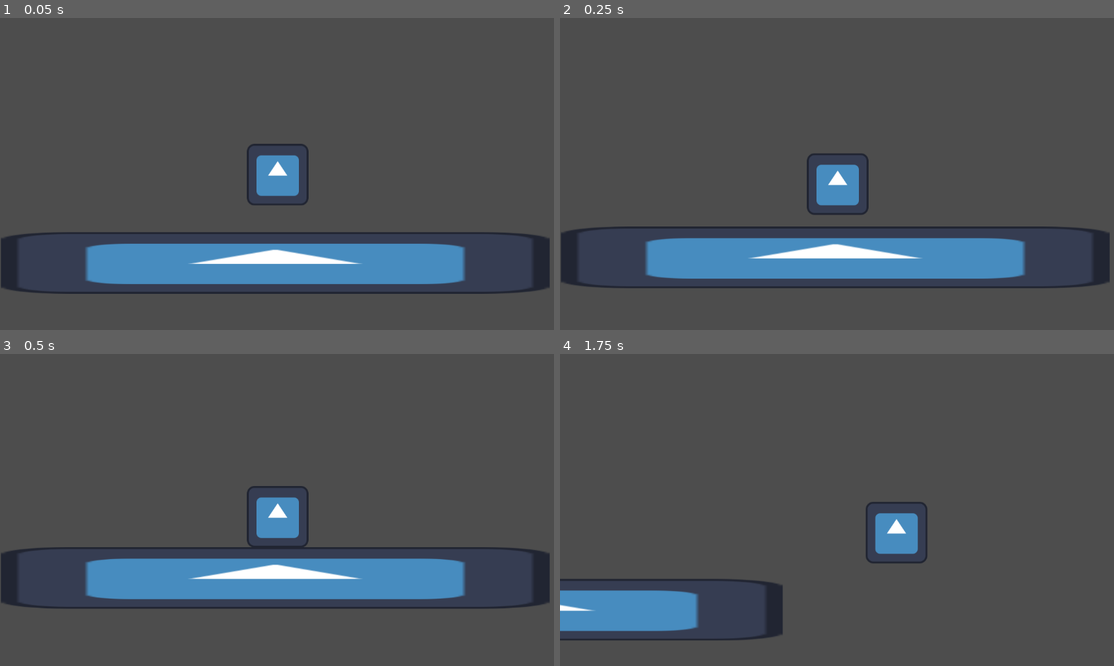
Above: before the commit, frames 1-4 (two rows, left to right).
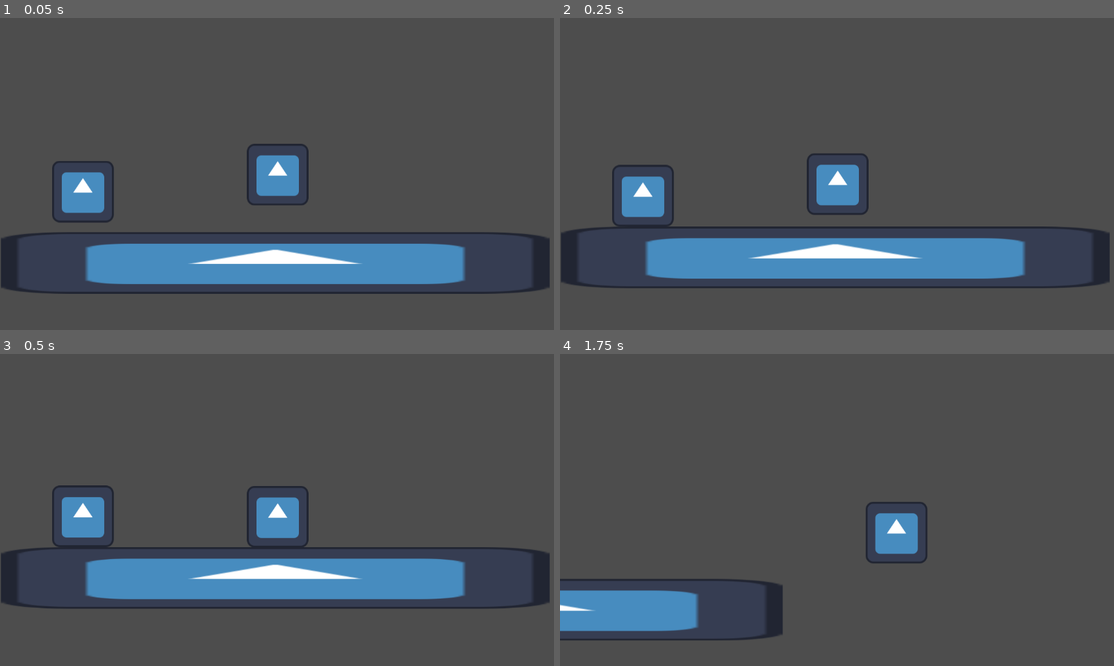
Above: after the commit, the same moments.

Repository: dzfrias/gladiator
Game: Godot game, scene res://scenes/test_scene.tscn
Same seed, same stepped clock (60 frames per second), same inputs: the game is played once before the commit and once after it. The engine's default icon, where the game draws it, is replaced by a stand-in: a white triangle on a blue panel in a dark square.
Inputs (mouse positions are in pixels of both pictures, inside the frame that each line leads up to):
- Up to frame 1 (0.05 s): no input
- Up to frame 2 (0.25 s): no input
- Up to frame 3 (0.5 s): no input
- Up to frame 4 (1.75 s): move the mouse to (958, 494) at 0.52 s; press the mouse at (958, 494) at 0.53 s; hold D (right) from 0.53 s (still down); tap Space (jump) at 0.77, 1.52 s; move the mouse to (726, 525) at 1.27 s; release the mouse at (726, 525) at 1.28 s; click (726, 525) at 1.35 s

The runs differ from the first frame. In frame 1, 1.3% of the frame differs, in the area x 9-21%, y 45-66%; in frame 2, 1.3%, in the area x 9-21%, y 46-67%; in frame 3, 1.3%; in frame 4, nothing differs.

Commit message:
add box object to damage and fix health script
Health script had min() on take_damage and max() on heal causing the player to instantly die or heal to max health. Fixed by switching the two functions.

Diff:
--- /dev/null
+++ b/scenes/box.tscn
@@ -0,0 +1,22 @@
+[gd_scene load_steps=5 format=3 uid="uid://ckkso33gcybml"]
+
+[ext_resource type="Texture2D" uid="uid://dccns2r7l5dx3" path="res://assets/icon.svg" id="1_4rgar"]
+[ext_resource type="Script" path="res://scripts/box.gd" id="1_yyv85"]
+[ext_resource type="Script" path="res://scripts/health.gd" id="2_1xbv2"]
+
+[sub_resource type="RectangleShape2D" id="RectangleShape2D_qwbp6"]
+size = Vector2(130.5, 129.5)
+
+[node name="Box" type="RigidBody2D" node_paths=PackedStringArray("health")]
+script = ExtResource("1_yyv85")
+health = NodePath("Health")
+
+[node name="CollisionShape2D" type="CollisionShape2D" parent="."]
+position = Vector2(-0.25, 0.25)
+shape = SubResource("RectangleShape2D_qwbp6")
+
+[node name="Sprite2D" type="Sprite2D" parent="."]
+texture = ExtResource("1_4rgar")
+
+[node name="Health" type="Node" parent="."]
+script = ExtResource("2_1xbv2")
--- a/scenes/test_scene.tscn
+++ b/scenes/test_scene.tscn
@@ -1,7 +1,8 @@
-[gd_scene load_steps=4 format=3 uid="uid://bwfjl353c2wgp"]
+[gd_scene load_steps=5 format=3 uid="uid://bwfjl353c2wgp"]
 
 [ext_resource type="PackedScene" uid="uid://dv7ihnextsw4v" path="res://scenes/player.tscn" id="1_ql7v1"]
 [ext_resource type="Texture2D" uid="uid://dccns2r7l5dx3" path="res://assets/icon.svg" id="2_xlqv4"]
+[ext_resource type="PackedScene" uid="uid://ckkso33gcybml" path="res://scenes/box.tscn" id="3_u64fv"]
 
 [sub_resource type="RectangleShape2D" id="RectangleShape2D_yvj7l"]
 size = Vector2(128, 126)
@@ -21,3 +22,6 @@
 
 [node name="CollisionShape2D" type="CollisionShape2D" parent="Floor"]
 shape = SubResource("RectangleShape2D_yvj7l")
+
+[node name="Box" parent="." instance=ExtResource("3_u64fv")]
+position = Vector2(-396, -25)
--- /dev/null
+++ b/scripts/box.gd
@@ -0,0 +1,14 @@
+extends RigidBody2D
+
+@export var health : Health
+
+func _ready() -> void:
+	health.damage_taken.connect(_on_damage_taken)
+	health.died.connect(_on_died)
+
+func _on_damage_taken(amount: float):
+	print("Ow")
+
+func _on_died():
+	print("Im dead now")
+	queue_free()
--- a/scripts/health.gd
+++ b/scripts/health.gd
@@ -1,3 +1,5 @@
+class_name Health
+
 extends Node
 
 signal damage_taken(amount: float)
@@ -13,12 +15,12 @@
 	_health = max_health
 
 func take_damage(amount: float) -> void:
-	_health = min(_health - amount, 0)
+	_health = max(_health - amount, 0)
 	if _health == 0:
 		died.emit()
 		return
 	damage_taken.emit(amount)
 
 func heal(amount: float) -> void:
-	_health = max(_health + amount, max_health)
+	_health = min(_health + amount, max_health)
 	health_gained.emit(amount)
--- a/scripts/player.gd
+++ b/scripts/player.gd
@@ -4,6 +4,7 @@
 @export var jump_speed : float = 500
 
 @export var weapon_range : float = 2000
+@export var damage : float = 5
 @export var bullet_path_scene : PackedScene
 
 func _process(delta: float) -> void:
@@ -36,4 +37,12 @@
 		get_tree().root.add_child(bullet_path)
 		bullet_path.add_point(query.from, 0)
 		bullet_path.add_point(query.to, 1)
+
+		if result.get("collider") != null:
+			var hit_collider = result.get("collider") as CollisionObject2D
+			for child in hit_collider.get_children():
+				if child is Health:
+					var hit_object_health = child as Health
+					hit_object_health.take_damage(damage)
+
 		print("Hit: " + str(result))
